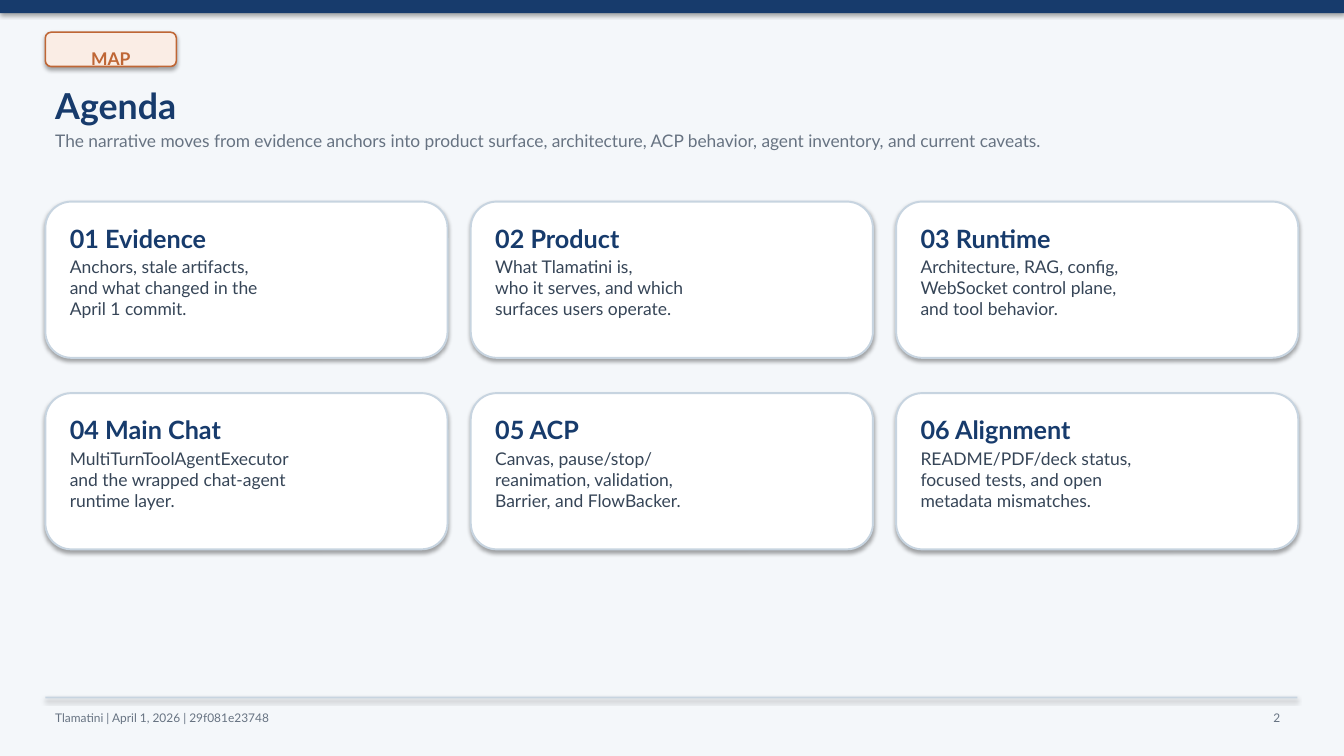
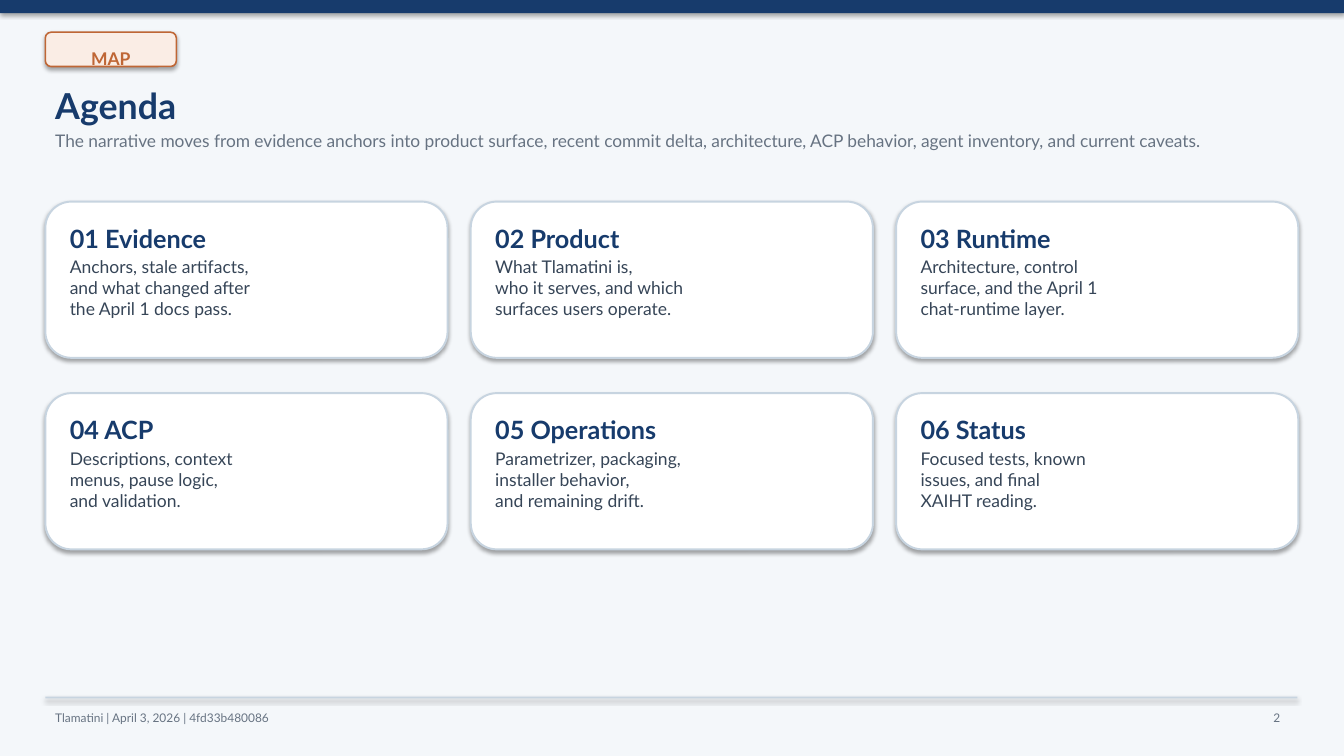
Before and after one commit to XAIHT/Tlamatini, a slide deck: slide 2 of Tlamatini_eXtended_Artificial_Intelligence_Humanly_Tempered.pptx. Drawn at 1344x756 pixels with LibreOffice and Linux fonts; fonts in the diff are those of the drawing. Boxes give left, top, right and bottom in pixels: in the first picture for what was removed or moved away, otherwise in the second. Text is boxed around its words. In the diff, an @@ line names an element or a change of style, - is before the commit and + after.

Commit message:
Updating README.md, Summary PDF, and PPT of Tlamatini, by angelahack1

```diff
--- a/Tlamatini_eXtended_Artificial_Intelligence_Humanly_Tempered.pptx
+++ b/Tlamatini_eXtended_Artificial_Intelligence_Humanly_Tempered.pptx
@@ text at [55,134,1200,150]: text changed @@
-The narrative moves from evidence anchors into product surface, architecture, ACP behavior, agent inventory, and current caveats.
+The narrative moves from evidence anchors into product surface, recent commit delta, architecture, ACP behavior, agent inventory, and current caveats.
@@ text in rounded rectangle at [921,260,1097,318]: text changed @@
-Architecture, RAG, config,
-WebSocket control plane,
-and tool behavior.
+Architecture, control
+surface, and the April 1
+chat-runtime layer.
@@ text in rounded rectangle at [70,281,250,318]: text changed @@
-and what changed in the
-April 1 commit.
+and what changed after
+the April 1 docs pass.
@@ text in rounded rectangle at [70,420,233,507]: text changed @@
-04 Main Chat
-MultiTurnToolAgentExecutor
-and the wrapped chat-agent
-runtime layer.
+04 ACP
+Descriptions, context
+menus, pause logic,
+and validation.
@@ text in rounded rectangle at [495,420,680,510]: text changed @@
-05 ACP
-Canvas, pause/stop/
-reanimation, validation,
-Barrier, and FlowBacker.
+05 Operations
+Parametrizer, packaging,
+installer behavior,
+and remaining drift.
@@ text in rounded rectangle at [921,420,1086,510]: text changed @@
-06 Alignment
-README/PDF/deck status,
-focused tests, and open
-metadata mismatches.
+06 Status
+Focused tests, known
+issues, and final
+XAIHT reading.
@@ text at [55,713,269,724]: text changed @@
-Tlamatini | April 1, 2026 | 29f081e23748
+Tlamatini | April 3, 2026 | 4fd33b480086
```
Also in this commit, not shown: 16 other slides changed, 4 slides added, 4 slides removed, 2 other files.
